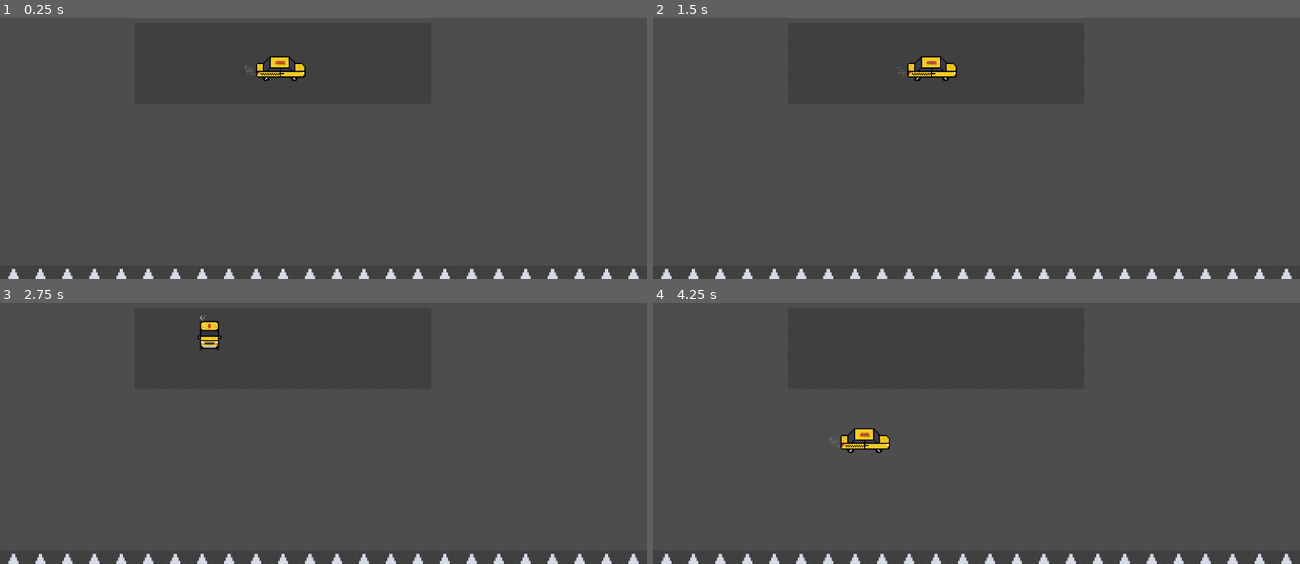
Above: before the commit, frames 1-4 (two rows, left to right).
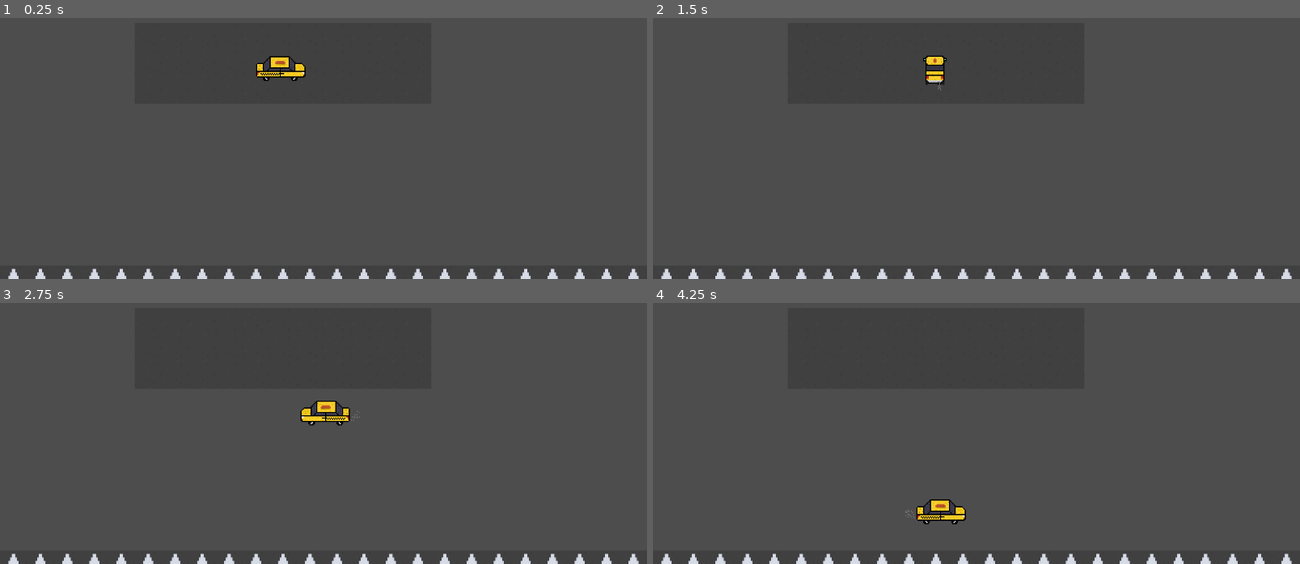
Above: after the commit, the same moments.

Repository: Ficli/IKT_projekt4
Game: Godot game, scene res://main.tscn
The game is run twice, just before and just after one commit, with the same random seed, the same clock (stepped at 60 frames per second) and the same inputs.
Inputs:
- Up to frame 1 (0.25 s): no input
- Up to frame 2 (1.5 s): hold D (Right) 0.53-1.28 s; tap Space (HandBreak) at 0.6, 1.35 s; hold S (Down) from 1.28 s (still down)
- Up to frame 3 (2.75 s): release S (Down) at 2.03 s; hold D (Right) from 2.03 s (still down); tap Space (HandBreak) at 2.1 s
- Up to frame 4 (4.25 s): release D (Right) at 2.78 s; hold W (Up) 2.78-3.53 s; tap Space (HandBreak) at 2.85, 3.6 s; hold A (Left) from 3.53 s (still down)

The runs differ from the first frame. In frame 1, less than 0.1% of the frame differs, in the area x 37-46%, y 17-24%; in frame 2, 0.5%; in frame 3, 0.8%; in frame 4, 1.0%, in the area x 27-49%, y 47-85%.

Commit message:
commit

Diff:
--- a/scenes/taxi.gd
+++ b/scenes/taxi.gd
@@ -15,26 +15,25 @@
 		num = (num / 360 - int(num / 360)) * 360
 	return num
 
-func setAnimation(deg):
-	var going_right = deg > 315 or deg < 45
-	var going_left = deg < 225 and deg > 135
-	var going_up = deg > 225 and deg < 315
-	var going_down = deg > 45 and deg < 135
+func setAnimation(deg, speed):
+	var states = {
+		"right": [deg > 315 or deg < 45, "left", true],
+		"left": [deg < 225 and deg > 135, "left", false],
+		"up": [deg > 225 and deg < 315, "up", false],
+		"down": [deg > 45 and deg < 135, "down", false],
+	}
+	var forward = speed > 0
 
-	if going_right:
-		sprite_2d.animation = "go_left"
-		sprite_2d.flip_h = true
+	for direction in states:
+		if states[direction][0]:
+			var flip_h = states[direction][2]
+			var anim = states[direction][1]
 
-	if going_left:
-		sprite_2d.animation = "go_left"
+			if speed != 0: anim = "go_" + anim
+			else: anim = "stand_" + anim
+			sprite_2d.animation = anim
+			sprite_2d.flip_h = flip_h
 
-	if going_up:
-		sprite_2d.animation = "go_up"
-		sprite_2d.flip_h = false
-
-	if going_down:
-		sprite_2d.animation = "go_down"
-		sprite_2d.flip_h = false
 
 var angle = 0
 var turn = 2.5
@@ -56,11 +55,16 @@
 		speed = move_toward(speed, -MaxSpeed / 2, acceleration)
 
 	# turn if the car is moving
-	if velocity.x != 0 or velocity.y != 0:
+	if speed > 0:
 		if keyDown("Left"):
 			angle = move_toward(angle, angle - 45, turn)
 		if keyDown("Right"):
 			angle = move_toward(angle, angle + 45, turn)
+	else:
+		if keyDown("Left"):
+			angle = move_toward(angle, angle + 45, turn)
+		if keyDown("Right"):
+			angle = move_toward(angle, angle - 45, turn)
 
 	if keyDown("HandBreak"):
 		speed = move_toward(speed, 0, deceleration * 10)
@@ -68,7 +72,7 @@
 	# keep the angle between 0 and 360
 	if abs(angle) == 360: angle = 0
 
-	setAnimation(CircleRange(angle))
+	setAnimation(CircleRange(angle), speed)
 
 	if !keyDown("Up") and !keyDown("Down"):
 		speed = move_toward(speed, 0, deceleration)
--- a/scenes/taxi.tscn
+++ b/scenes/taxi.tscn
@@ -61,6 +61,14 @@
 [sub_resource type="AtlasTexture" id="AtlasTexture_34kuj"]
 atlas = ExtResource("1_utw5r")
 region = Rect2(320, 128, 64, 64)
+
+[sub_resource type="AtlasTexture" id="AtlasTexture_jfcie"]
+atlas = ExtResource("1_utw5r")
+region = Rect2(0, 64, 64, 64)
+
+[sub_resource type="AtlasTexture" id="AtlasTexture_sv6l2"]
+atlas = ExtResource("1_utw5r")
+region = Rect2(0, 0, 64, 64)
 
 [sub_resource type="AtlasTexture" id="AtlasTexture_uutol"]
 atlas = ExtResource("1_utw5r")
@@ -130,6 +138,22 @@
 }, {
 "frames": [{
 "duration": 1.0,
+"texture": SubResource("AtlasTexture_jfcie")
+}],
+"loop": true,
+"name": &"stand_down",
+"speed": 5.0
+}, {
+"frames": [{
+"duration": 1.0,
+"texture": SubResource("AtlasTexture_sv6l2")
+}],
+"loop": true,
+"name": &"stand_left",
+"speed": 5.0
+}, {
+"frames": [{
+"duration": 1.0,
 "texture": SubResource("AtlasTexture_uutol")
 }],
 "loop": true,
@@ -146,7 +170,7 @@
 texture_filter = 1
 scale = Vector2(2, 2)
 sprite_frames = SubResource("SpriteFrames_6s3mu")
-animation = &"go_left"
+animation = &"stand_down"
 autoplay = "go_left"
 
 [node name="CollisionShape2D" type="CollisionShape2D" parent="."]
Not shown: 1 places in scenes/taxi.tscn that only renumber resources
